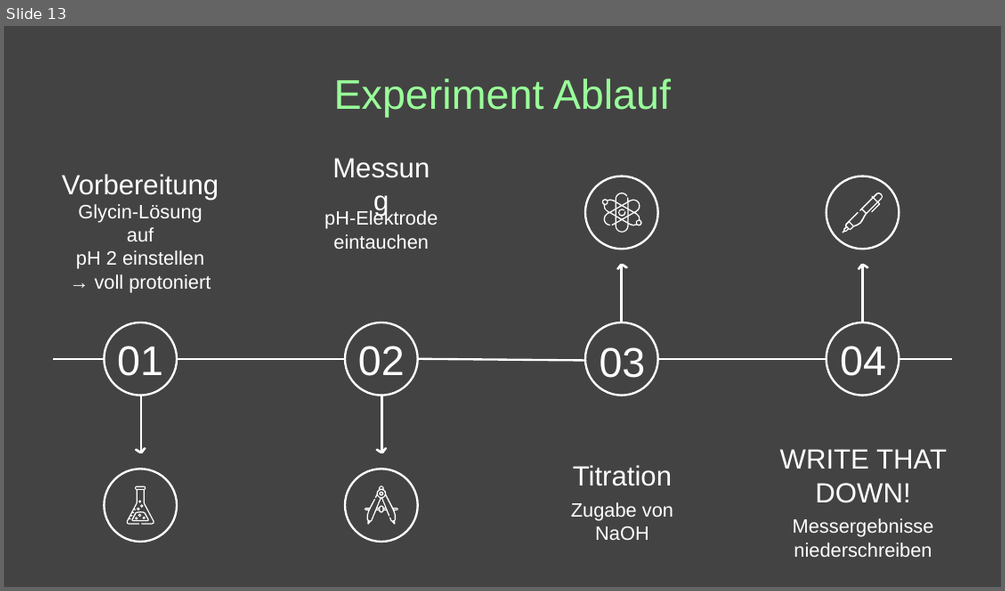
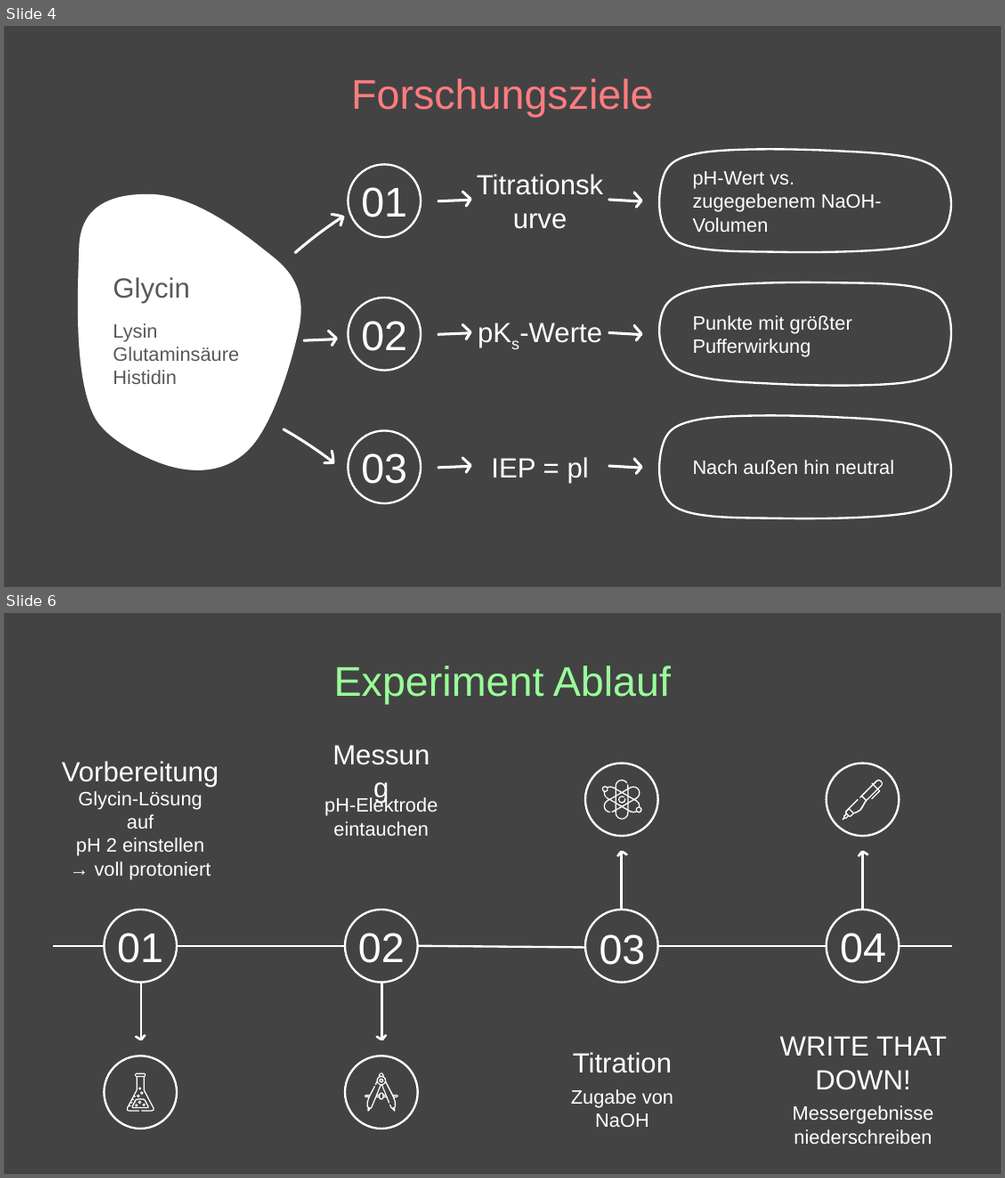
Before and after one commit to TimerErTim/bioinf.bio, a slide deck: sem-3_titration/presentation/BCH3_WS2025_GlycinTitration_ExecutionPlan.pptx. Shown one above the other, each under a label of ours: slide 13 before the commit, slides 4 and 6 after it; the slides between them are not shown. The pictures are 1005x591 and 1005x1178 pixels, drawn with LibreOffice and Linux fonts; fonts in the diff are those of the drawing. Boxes give left, top, right and bottom in pixels: in the first picture for what was removed or moved away, otherwise in the second. Text is boxed around its words. In the diff, an @@ line names an element or a change of style, - is before the commit and + after.

Commit message:
feat(titration): finish PP (+ add 3 stufen titration)

```diff
--- a/sem-3_titration/presentation/BCH3_WS2025_GlycinTitration_ExecutionPlan.pptx
+++ b/sem-3_titration/presentation/BCH3_WS2025_GlycinTitration_ExecutionPlan.pptx
@@ slide 4 added at (4, 26, 1001, 587), background #434343 @@
@@ title added at (351, 79, 654, 118), 30 pt, text #FF7C80 @@
+Forschungsziele
@@ freeform shape added at (78, 192, 301, 477), fill #FFFFFF @@
@@ freeform shape added at (294, 209, 343, 260), fill #FFFFFF, outline #FFFFFF 0.75 pt @@
@@ group added at (348, 150, 951, 252): 5 freeform shapes, 3 texts, 1 ellipse @@
+pH-Wert vs. zugegebenem NaOH-Volumen
+Titrationskurve
+01
@@ freeform shape added at (330, 213, 344, 227), fill #FFFFFF, outline #FFFFFF 0.75 pt @@
@@ text added at (113, 277, 189, 303), 20 pt, text #595959 @@
+Glycin
@@ text added at (113, 323, 239, 384), 14 pt, text #595959 @@
+Lysin
+Glutaminsäure
+Histidin
@@ freeform shape added at (303, 321, 338, 356), fill #FFFFFF, outline #FFFFFF 0.75 pt @@
@@ freeform shape added at (322, 329, 339, 346), fill #FFFFFF, outline #FFFFFF 0.75 pt @@
@@ group added at (348, 282, 951, 385): 5 freeform shapes, 3 texts, 1 ellipse @@
+Punkte mit größter Pufferwirkung
+pKs-Werte
+02
@@ freeform shape added at (283, 421, 334, 470), fill #FFFFFF, outline #FFFFFF 0.75 pt @@
@@ freeform shape added at (321, 450, 335, 465), fill #FFFFFF, outline #FFFFFF 0.75 pt @@
@@ group added at (348, 416, 951, 518): 5 freeform shapes, 3 texts, 1 ellipse @@
+Nach außen hin neutral
+IEP = pl
+03
@@ what was slide 13 is now slide 6 @@
```
Also in this commit, not shown: 5 slides changed, 5 other slides added, 1 slide removed, 3 other files.
